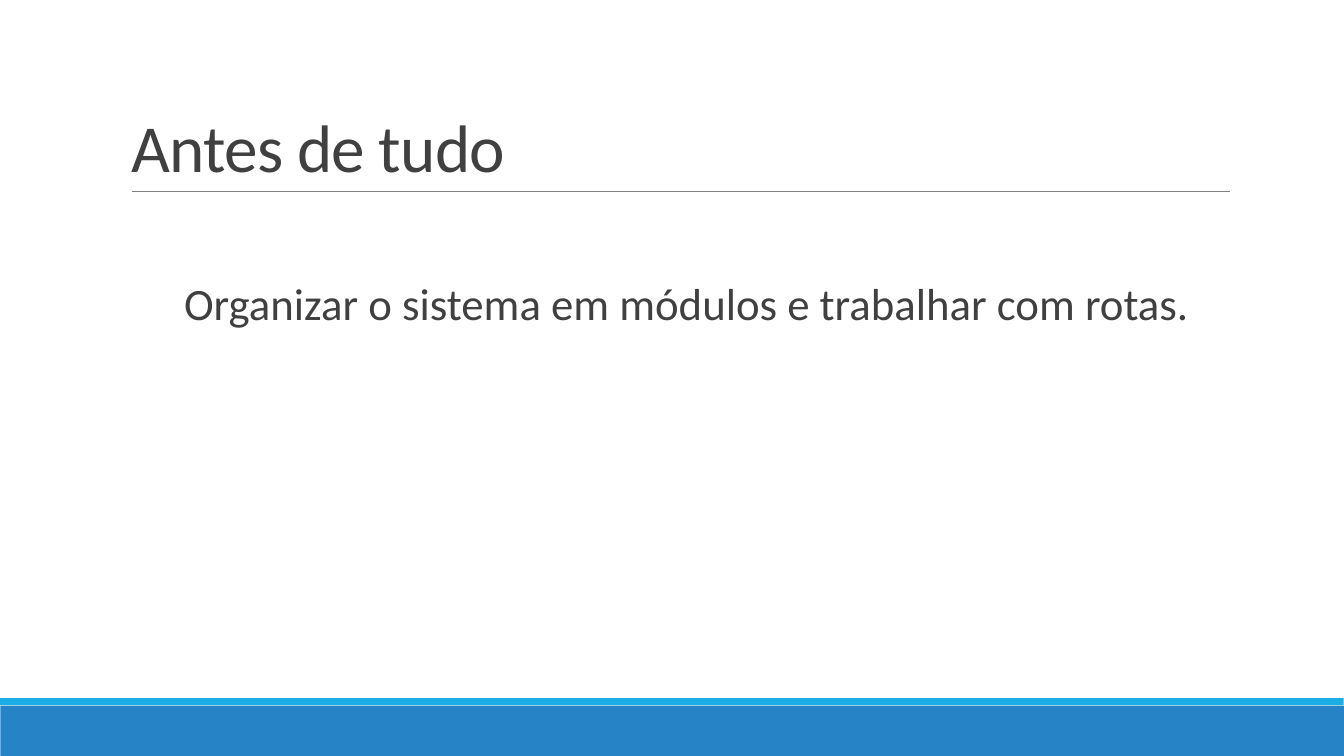
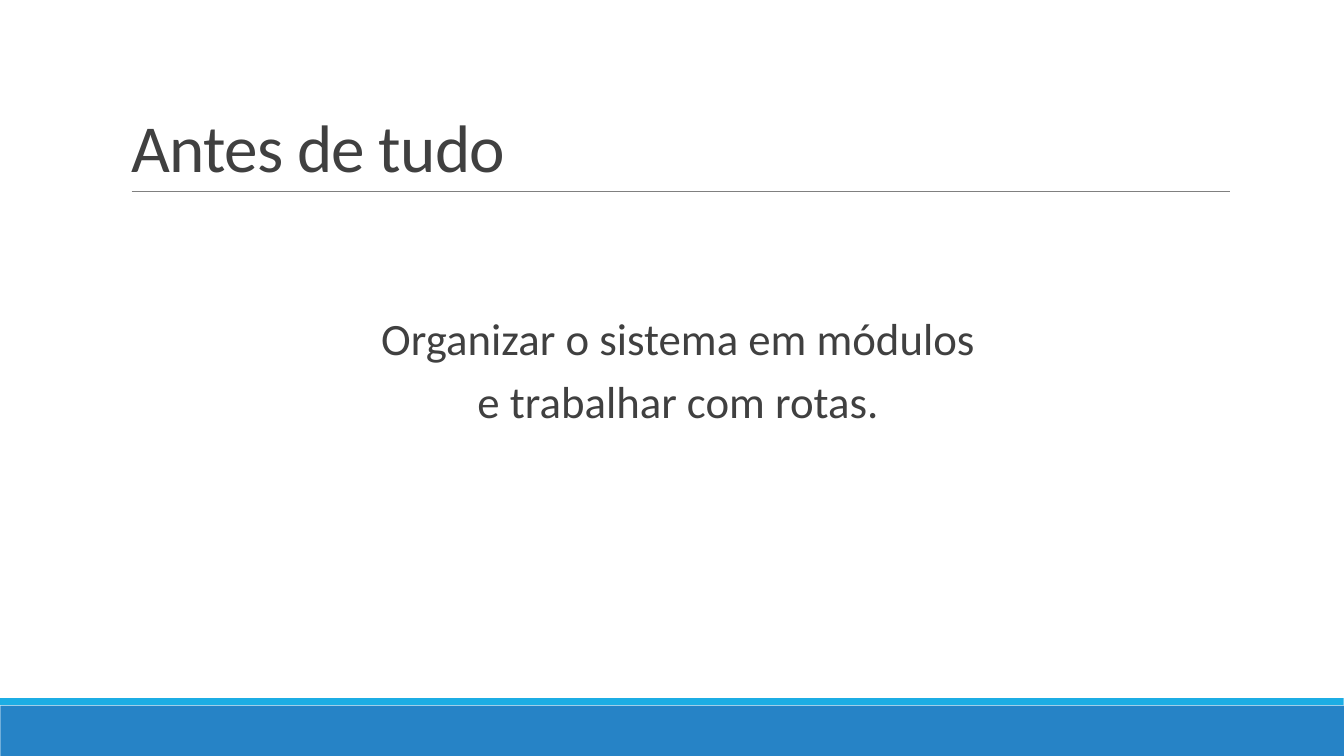
Before and after one commit to eduardoflorence/angular-lazy-loading, a slide deck: slide 4 of eduardo-florence-meetup-angular-rio-lazy-loading.pptx. Drawn at 1344x756 pixels with LibreOffice and Linux fonts; fonts in the diff are those of the drawing. Boxes give left, top, right and bottom in pixels: in the first picture for what was removed or moved away, otherwise in the second. Text is boxed around its words. In the diff, an @@ line names an element or a change of style, - is before the commit and + after.

```diff
--- a/eduardo-florence-meetup-angular-rio-lazy-loading.pptx
+++ b/eduardo-florence-meetup-angular-rio-lazy-loading.pptx
@@ text at [381,324,975,419]: text changed @@
-  Organizar o sistema em módulos e trabalhar com rotas.
+  Organizar o sistema em módulos
+  e trabalhar com rotas.
```
Also in this commit, not shown: 6 other slides changed, 15 slides added.
